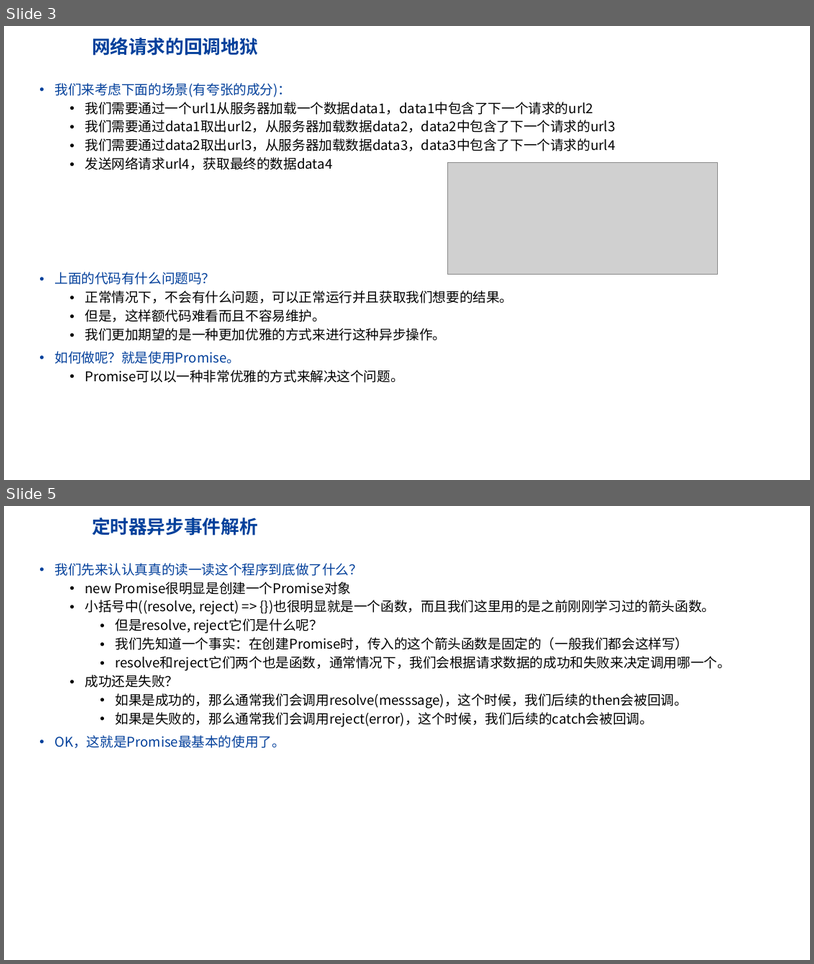
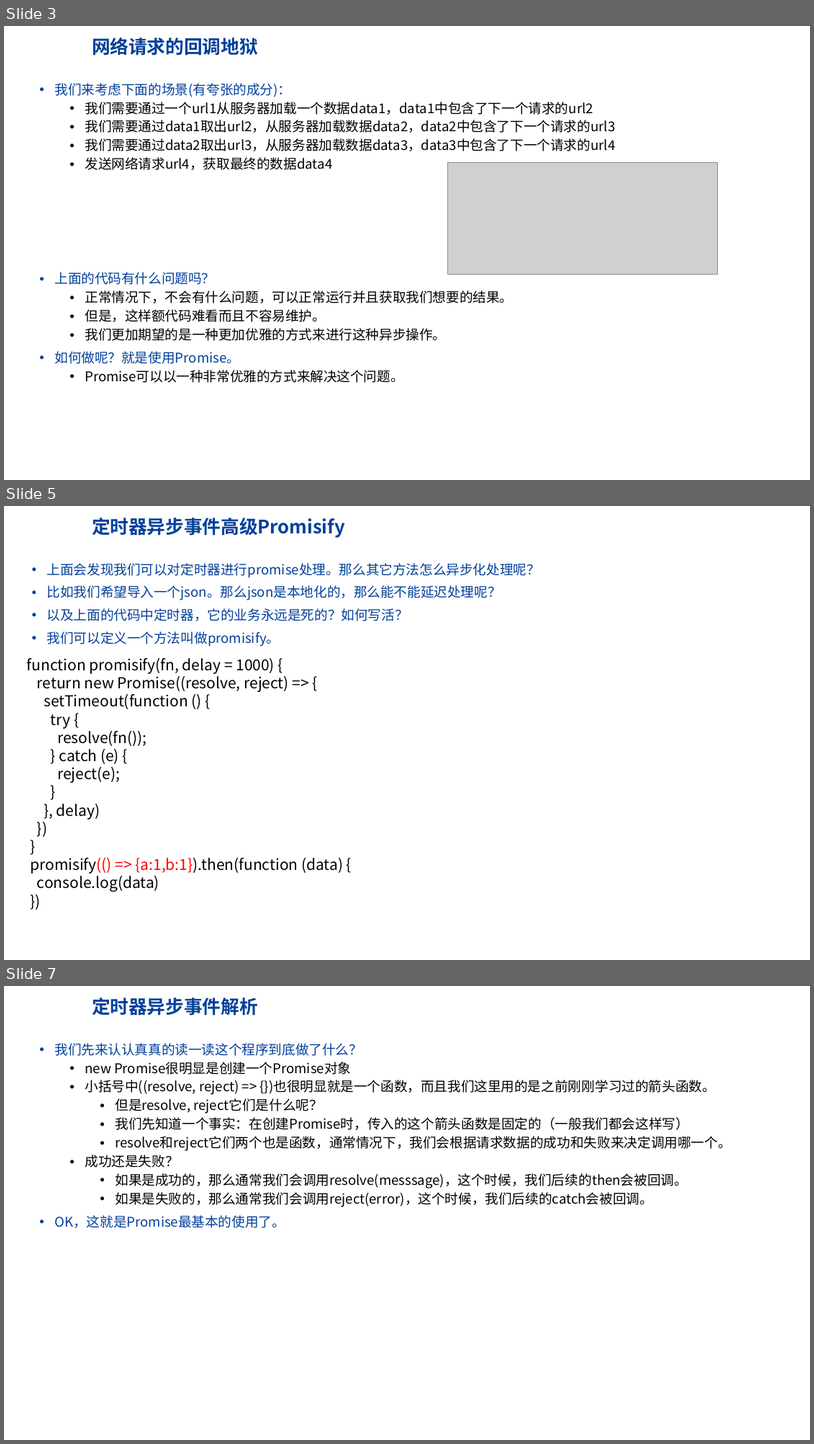
Before and after one commit to highh5/highh5.github.io, a slide deck: 其它提交/promise.pptx. Shown one above the other, each under a label of ours: slides 3 and 5 before the commit, slides 3, 5 and 7 after it; the slides between them are not shown. The pictures are 814x964 and 814x1444 pixels, drawn with LibreOffice and Linux fonts; fonts in the diff are those of the drawing; grey boxes stand for pictures; background and template pictures are left out. Boxes give left, top, right and bottom in pixels: in the first picture for what was removed or moved away, otherwise in the second. Text is boxed around its words. In the diff, an @@ line names an element or a change of style, - is before the commit and + after.

```diff
--- a/其它提交/promise.pptx
+++ b/其它提交/promise.pptx
@@ slide 5 added at (4, 506, 810, 960), background #FFFFFF @@
@@ title added at (92, 518, 345, 538), 22 pt, text #03409B, bold @@
+定时器异步事件高级Promisify
@@ text added at (47, 563, 540, 646), 16 pt, text #03409B @@
+• 上面会发现我们可以对定时器进行promise处理。那么其它方法怎么异步化处理呢？
+• 比如我们希望导入一个json。那么json是本地化的，那么能不能延迟处理呢？
+• 以及上面的代码中定时器，它的业务永远是死的？如何写活？
+• 我们可以定义一个方法叫做promisify。
@@ text added at (27, 658, 343, 892), 18 pt, text #000000 @@
+function promisify(fn, delay = 1000) {
+return new Promise((resolve, reject) => {
+setTimeout(function () {
+try {
+resolve(fn());
+} catch (e) {
+reject(e);
+}
+}, delay)
+})
+}
+promisify(() => {a:1,b:1}).then(function (data) {
+console.log(data)
+})
@@ what was slide 5 is now slide 7 @@
```
Also in this commit, not shown: 2 slides changed, 3 other slides added, 38 other files.
